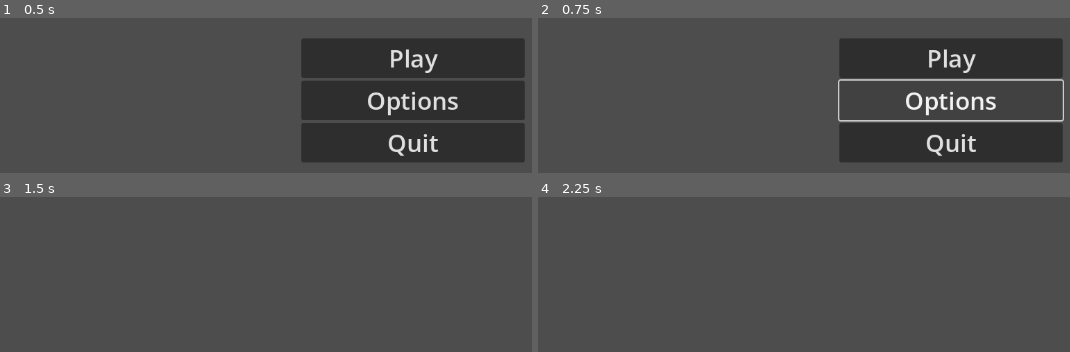
Above: before the commit, frames 1-4 (two rows, left to right).
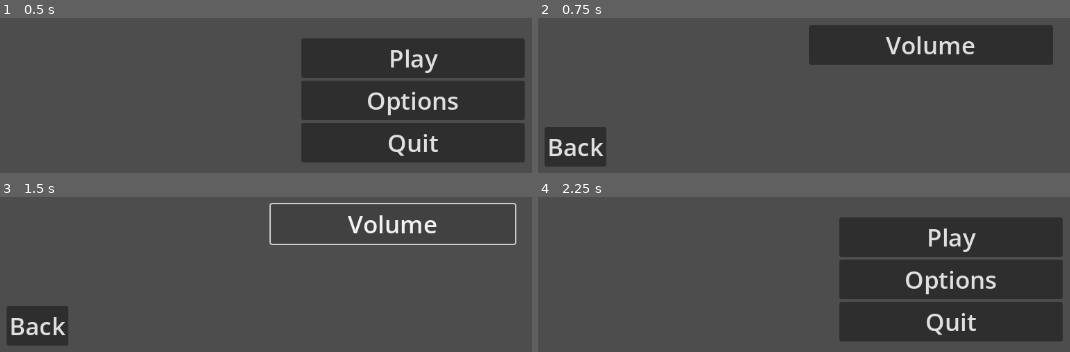
Above: after the commit, the same moments.

Repository: LegandGame/GGJ_2024
Game: Godot game, scene res://title_screen.tscn
Same seed, same stepped clock (60 frames per second), same inputs: the game is played once before the commit and once after it. The project has no main scene, so this scene is started directly.
Inputs (mouse positions are in pixels of both pictures, inside the frame that each line leads up to):
- Up to frame 1 (0.5 s): no input
- Up to frame 2 (0.75 s): click "Options" at 0.5 s
- Up to frame 3 (1.5 s): click (393, 223) at 1.25 s, where only the run after the commit has a clickable "Volume"
- Up to frame 4 (2.25 s): click (575, 325) at 2 s, where only the run after the commit has a clickable "Back"

Frame 1 is identical in both runs. In frame 2, 25% of the frame differs, in the area x 1-99%, y 4-96%; in frame 3, 4.3%; in frame 4, 31%, in the area x 56-99%, y 13-93%.

Commit message:
Options_Screen

Diff:
--- /dev/null
+++ b/Options_Screen.gd
@@ -0,0 +1,13 @@
+extends Control
+
+
+# Called when the node enters the scene tree for the first time.
+func _ready():
+	pass # Replace with function body.
+
+# Called every frame. 'delta' is the elapsed time since the previous frame.
+func _process(delta):
+	pass
+
+func _on_back_pressed():
+	get_tree().change_scene_to_file("res://title_screen.tscn")
--- a/TitleScreen.gd
+++ b/TitleScreen.gd
@@ -5,7 +5,7 @@
 	get_tree().change_scene_to_file("res://player.tscn")
 
 func _on_options_pressed():
-	pass # Replace with function body.
+	get_tree().change_scene_to_file("res://options_screen.tscn")
 
 func _on_quit_pressed():
 	get_tree().quit()
--- /dev/null
+++ b/options_screen.tscn
@@ -0,0 +1,48 @@
+[gd_scene load_steps=2 format=3 uid="uid://hkwew0gbj3sk"]
+
+[ext_resource type="Script" path="res://Options_Screen.gd" id="1_01j0h"]
+
+[node name="Options_Screen" type="Control"]
+layout_mode = 3
+anchors_preset = 15
+anchor_right = 1.0
+anchor_bottom = 1.0
+grow_horizontal = 2
+grow_vertical = 2
+script = ExtResource("1_01j0h")
+
+[node name="MarginContainer" type="MarginContainer" parent="."]
+layout_mode = 1
+anchors_preset = -1
+anchor_left = 0.36
+anchor_top = 0.622
+anchor_right = 0.666
+anchor_bottom = 0.935
+offset_left = 0.279968
+offset_top = -0.0560303
+offset_right = -0.231995
+offset_bottom = 0.119934
+
+[node name="VBoxContainer" type="VBoxContainer" parent="MarginContainer"]
+layout_mode = 2
+
+[node name="Button" type="Button" parent="MarginContainer/VBoxContainer"]
+layout_mode = 2
+theme_override_font_sizes/font_size = 35
+text = "Volume"
+
+[node name="Back" type="Button" parent="."]
+layout_mode = 1
+anchors_preset = -1
+anchor_left = 0.03
+anchor_top = 0.849
+anchor_right = 0.106
+anchor_bottom = 0.937
+offset_left = -0.560001
+offset_top = -0.152039
+offset_right = -0.112007
+offset_bottom = -0.176025
+theme_override_font_sizes/font_size = 35
+text = "Back"
+
+[connection signal="pressed" from="Back" to="." method="_on_back_pressed"]
